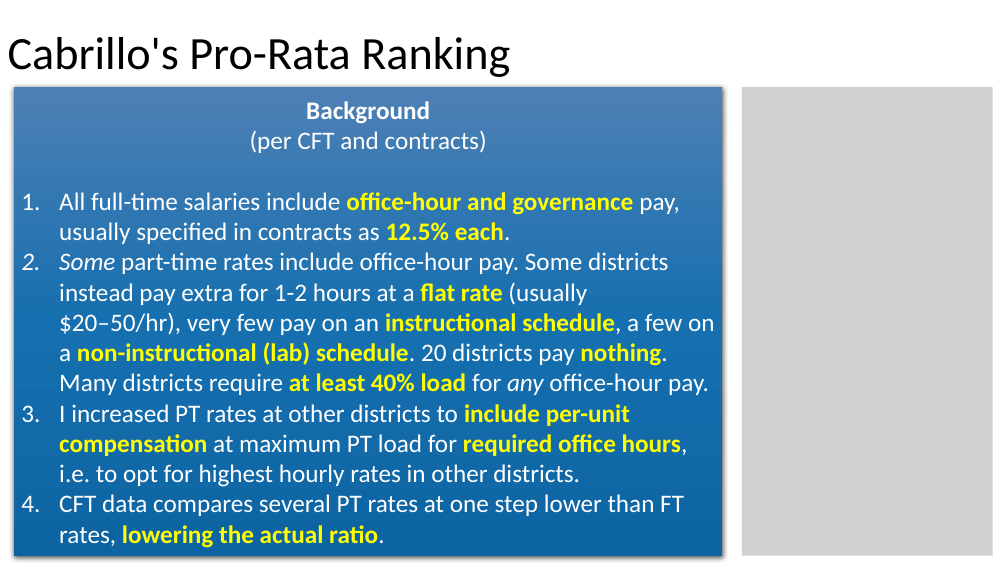
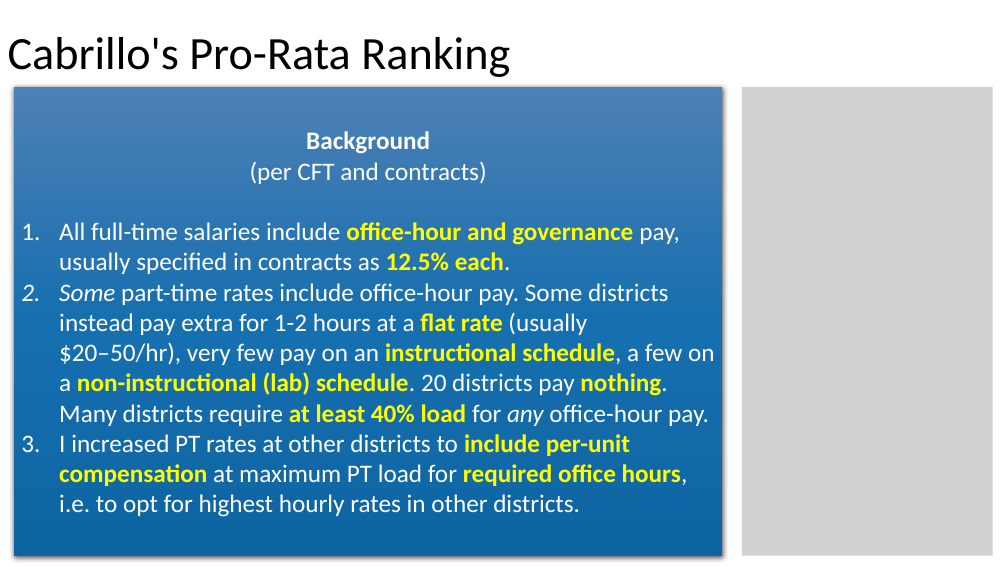
Before and after one commit to jeffreybergamini/ccc-salary-study, a slide deck: slide 8 of cabrillo-summary.pptx. Drawn at 1008x567 pixels with LibreOffice and Linux fonts; fonts in the diff are those of the drawing; grey boxes stand for pictures. Boxes give left, top, right and bottom in pixels: in the first picture for what was removed or moved away, otherwise in the second. Text is boxed around its words. In the diff, an @@ line names an element or a change of style, - is before the commit and + after.

```diff
--- a/cabrillo-summary.pptx
+++ b/cabrillo-summary.pptx
@@ text in rectangle at <box>59,494,684,548</box>: paragraph removed @@
-4. CFT data compares several PT rates at one step lower than FT rates, lowering the actual ratio.
```
Also in this commit, not shown: 5 other slides changed, 3 other files.
